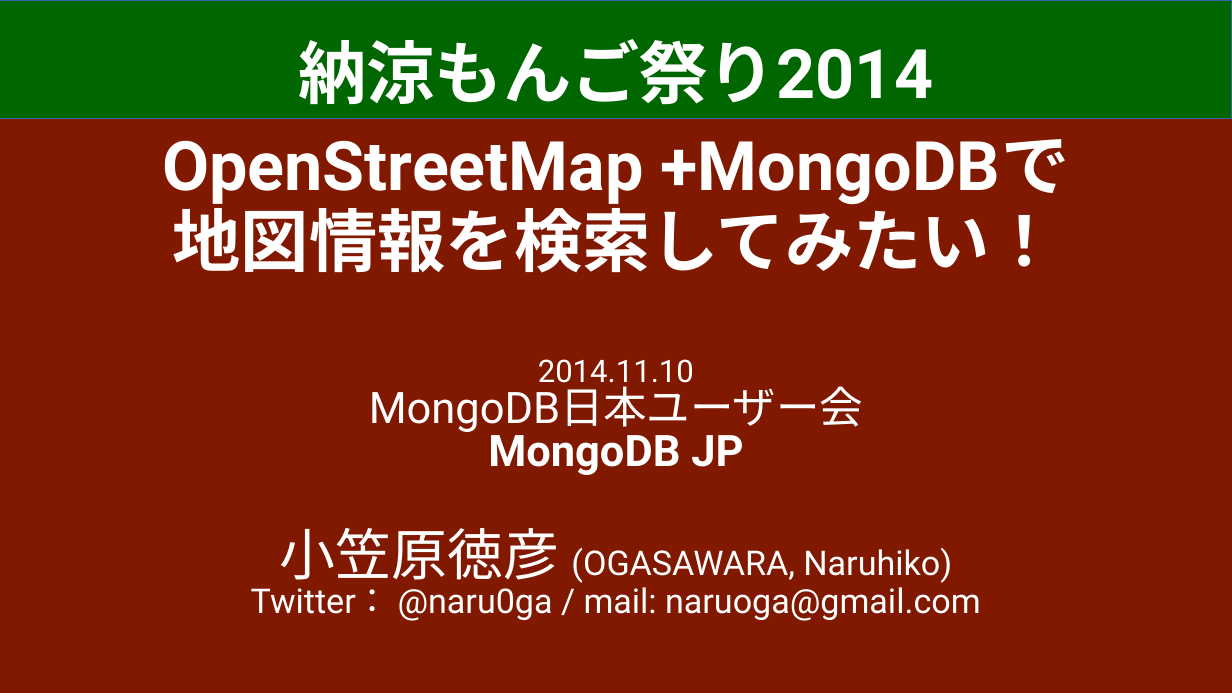
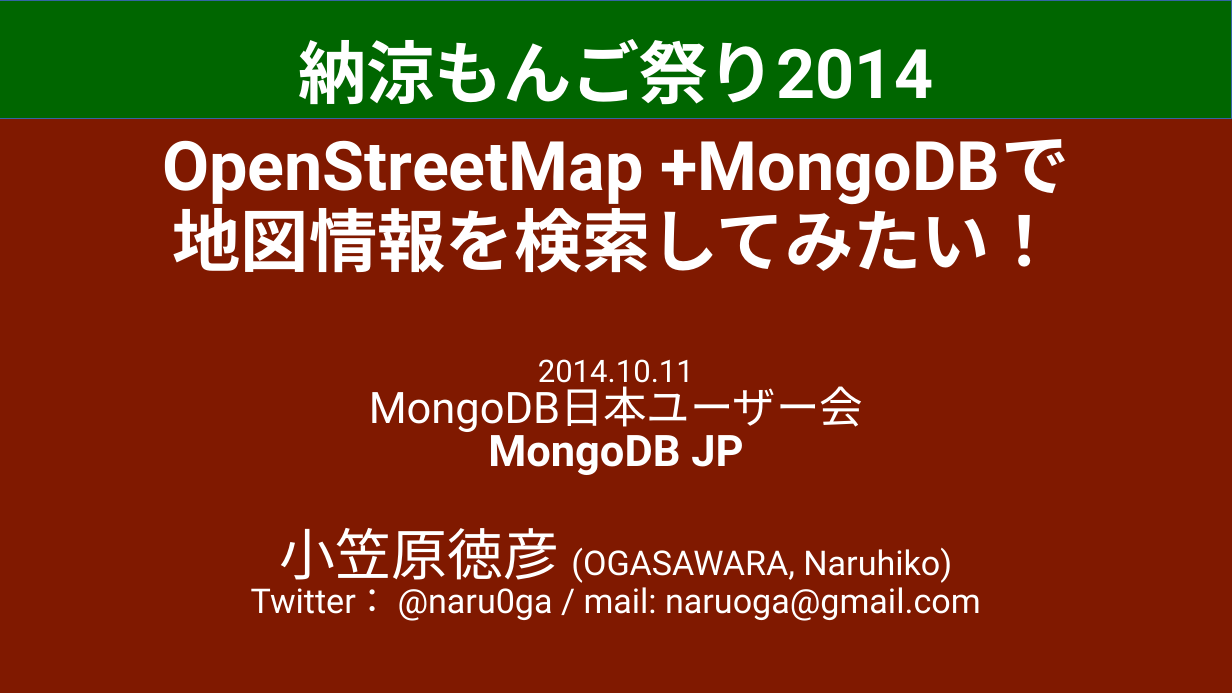
Before and after one commit to naruoga/MongoMatsuri, a slide deck: slide 1 of MongoDemo_geoIndex.odp. Drawn at 1232x693 pixels with LibreOffice and Linux fonts; fonts in the diff are those of the drawing; background and template pictures are left out. Boxes give left, top, right and bottom in pixels: in the first picture for what was removed or moved away, otherwise in the second. Text is boxed around its words. In the diff, an @@ line names an element or a change of style, - is before the commit and + after.

Commit message:
Fix incorrect presentation date

```diff
--- a/MongoDemo_geoIndex.odp
+++ b/MongoDemo_geoIndex.odp
@@ subtitle at [538, 359, 694, 390]: text changed @@
-2014.11.10
+2014.10.11
```
